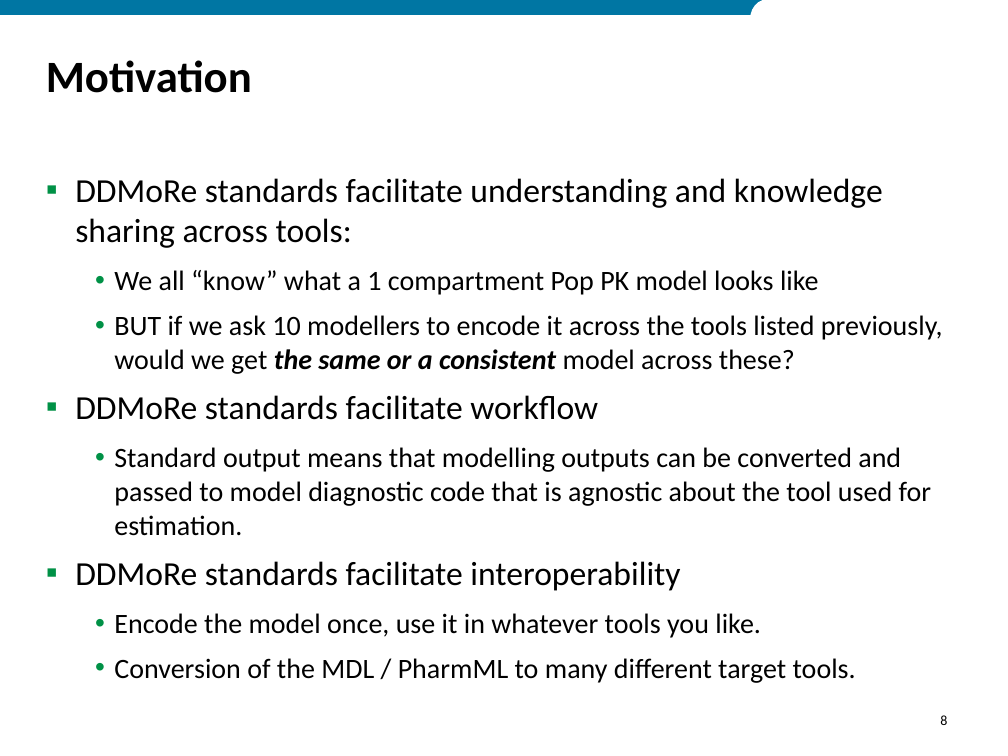
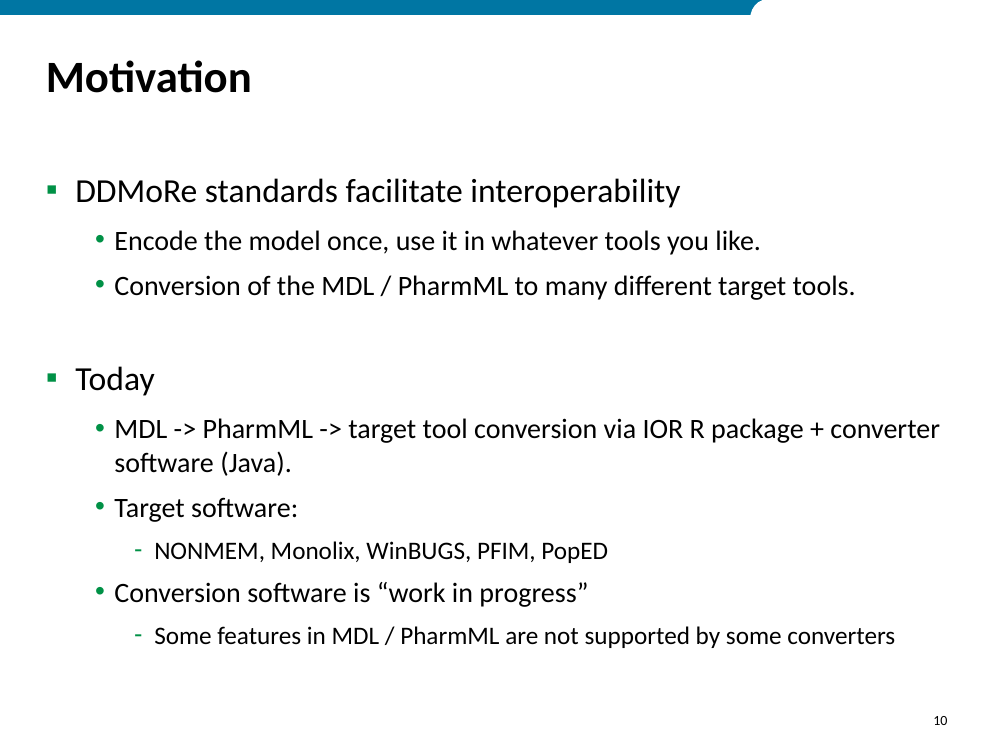
Before and after one commit to ModelDefinitionLanguage/MDLExamples, a slide deck: slide 10 of MDL_Tutorial_2018.pptx (slide 8 before the commit). Drawn at 1008x756 pixels with LibreOffice and Linux fonts; fonts in the diff are those of the drawing; background and template pictures are left out. Boxes give left, top, right and bottom in pixels: in the first picture for what was removed or moved away, otherwise in the second. Text is boxed around its words. In the diff, an @@ line names an element or a change of style, - is before the commit and + after.

```diff
--- a/MDL_Tutorial_2018.pptx
+++ b/MDL_Tutorial_2018.pptx
@@ text at [75,178,943,536]: paragraphs removed @@
-▪ DDMoRe standards facilitate understanding and knowledge sharing across tools:
-  • We all “know” what a 1 compartment Pop PK model looks like
-  • BUT if we ask 10 modellers to encode it across the tools listed previously, would we get the same or a consistent model across these?
-▪ DDMoRe standards facilitate workflow
-  • Standard output means that modelling outputs can be converted and passed to model diagnostic code that is agnostic about the tool used for estimation.
@@ text at [75,366,940,648]: paragraphs added @@
+▪ Today
+  • MDL -> PharmML -> target tool conversion via IOR R package + converter software (Java).
+  • Target software:
+    – NONMEM, Monolix, WinBUGS, PFIM, PopED
+  • Conversion software is “work in progress”
+    – Some features in MDL / PharmML are not supported by some converters
@@ page number at [933,716,947,725]: text changed @@
-8
+10
```
Also in this commit, not shown: 6 other slides changed, 11 slides added, 21 slides removed, 21 other files.
